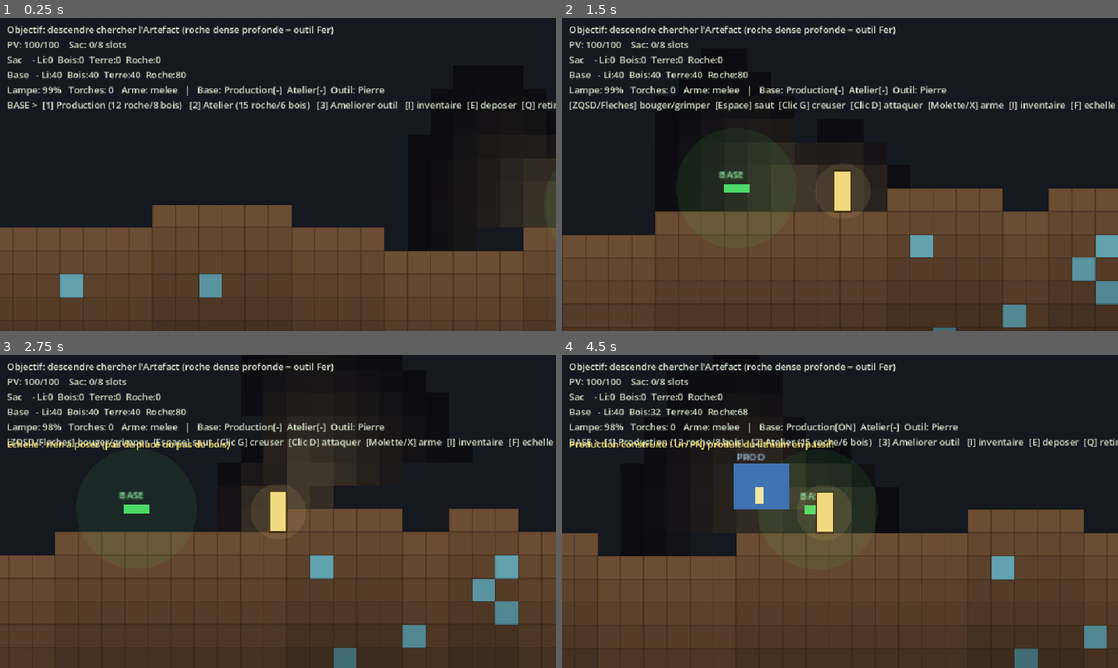
Above: before the commit, frames 1-4 (two rows, left to right).
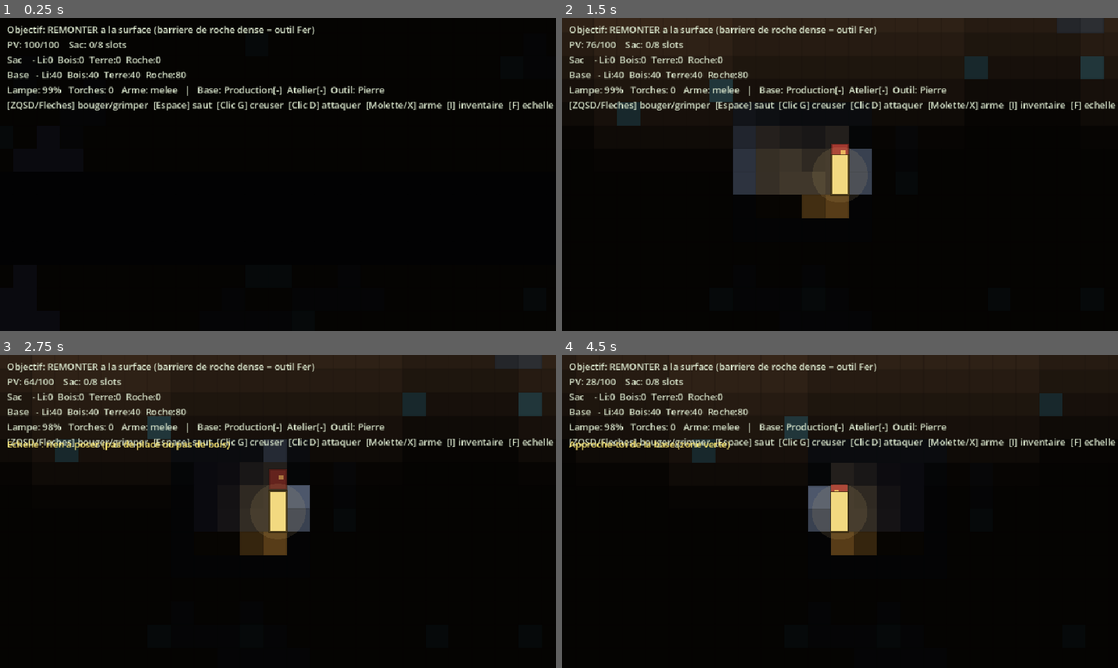
Above: after the commit, the same moments.

Repository: MrAuGIR/lesEnfouis
Game: Godot game, scene res://main.tscn
Two runs of this game, one before a commit and one after it. Both use one fixed random seed, a clock stepped at 60 frames per second and the inputs below.
Inputs (mouse positions are in pixels of both pictures, inside the frame that each line leads up to):
- Up to frame 1 (0.25 s): no input
- Up to frame 2 (1.5 s): tap Enter at 0.5 s; move the mouse to (962, 158) at 0.52 s; hold D 0.53-1.28 s; tap R at 0.6 s; click (962, 158) at 0.67 s; tap Space at 0.77 s; move the mouse to (728, 190) at 1.27 s; hold S from 1.28 s (still down); tap T at 1.35 s
- Up to frame 3 (2.75 s): tap Space at 1.52 s; move the mouse to (333, 442) at 2.02 s; release S at 2.03 s; hold D from 2.03 s (still down); tap F at 2.1 s
- Up to frame 4 (4.5 s): move the mouse to (812, 574) at 2.77 s; release D at 2.78 s; hold W 2.78-3.53 s; tap E at 2.85 s; click (812, 574) at 2.92 s; tap Space at 3.02, 3.77 s; move the mouse to (1006, 558) at 3.52 s; hold A from 3.53 s (still down); tap Q at 3.6 s; move the mouse to (673, 464) at 4.27 s; tap 1 at 4.35 s

The runs differ from the first frame. In frame 1, 87% of the frame differs, in the area x 0-100%, y 0-100%; in frame 2, 63%; in frame 3, 67%; in frame 4, 64%.

Commit message:
(j6) orientation on part des profondeurs

Diff:
--- a/prototype/scripts/Game.gd
+++ b/prototype/scripts/Game.gd
@@ -96,9 +96,11 @@
 
 # --- Objectif (Jalon 4) -----------------------------------------------------
 const HARD_MULT := 4.5            # creusage de la roche dense (très lent)
-const BAND_TOP := AIR_ROWS + 50   # profondeur de la barrière de roche dense
+# Orientation (J6) : on PART de la profondeur (base sûre) et on REMONTE vers la surface (climax).
+const BASE_DEPTH := AIR_ROWS + 58 # profondeur de la base / point de départ (zone calme)
+const BAND_TOP := AIR_ROWS + 30   # barrière de roche dense ENTRE la base et la surface (gate : outil Fer)
 const BAND_H := 4                 # épaisseur de la barrière (tuiles)
-const ARTEFACT_Y := AIR_ROWS + 60 # profondeur de l'artefact (sous la barrière)
+const EXIT_HALF := 4              # demi-largeur de la zone de SORTIE en surface (tuiles)
 
 # Types de tuile
 const EMPTY := 0
@@ -232,15 +234,16 @@
 	_place_objective()
 
 func _place_objective() -> void:
-	# Barrière de roche dense (gate : outil Fer requis) + artefact dessous.
+	# Barrière de roche dense (gate : outil Fer requis) à franchir pour remonter vers la surface.
 	for x in GRID_W:
 		for y in range(BAND_TOP, BAND_TOP + BAND_H):
 			grid[y * GRID_W + x] = HARDROCK
+	# Dégage la colonne de sortie en surface (zone de SORTIE = objectif).
 	var cx := int(GRID_W * 0.5)
-	for yy in range(ARTEFACT_Y - 1, ARTEFACT_Y + 2):
-		for xx in range(cx - 2, cx + 3):
+	for xx in range(cx - EXIT_HALF, cx + EXIT_HALF + 1):
+		var top := surface[clampi(xx, 0, GRID_W - 1)]
+		for yy in range(top, top + 2):
 			grid[yy * GRID_W + xx] = EMPTY
-	grid[ARTEFACT_Y * GRID_W + cx] = ARTEFACT
 
 func _place_structures() -> void:
 	# Bunkers abandonnés : petites salles en béton contenant du bois (seule source).
@@ -250,9 +253,11 @@
 		var x0 := randi_range(2, GRID_W - w - 2)
 		var y0 := randi_range(AIR_ROWS + 14, GRID_H - h - 2)
 		_carve_structure(x0, y0, w, h)
-	# Un bunker garanti juste sous le point de départ (pour amorcer la partie)
+	# Base profonde : salle sûre garantie au point de départ + un bunker de bois accolé
+	# (amorce le craft : on doit pouvoir poser l'atelier AVANT de franchir la barrière).
 	var cx := int(GRID_W * 0.5)
-	_carve_structure(cx - 4, surface[cx] + 8, 9, 5)
+	_carve_structure(cx - 4, BASE_DEPTH - 3, 9, 6)
+	_carve_structure(cx + 7, BASE_DEPTH - 3, 7, 5)
 
 func _carve_structure(x0: int, y0: int, w: int, h: int) -> void:
 	for y in range(y0, y0 + h):
@@ -265,8 +270,9 @@
 		grid[floor_y * GRID_W + x] = WOOD
 
 func _spawn_player() -> void:
+	# On démarre EN PROFONDEUR, dans la salle de la base (la gravité pose le héros au sol).
 	var cx := int(GRID_W * 0.5)
-	pos = Vector2(cx * TILE + TILE * 0.5, (surface[cx] - 1) * TILE)
+	pos = Vector2(cx * TILE + TILE * 0.5, (BASE_DEPTH - 2) * TILE)
 
 func _make_camera() -> void:
 	camera = Camera2D.new()
@@ -308,11 +314,9 @@
 	if cache_active:
 		bagline += "     >> CACHE a recuperer <<"
 	var base_line := "Base: Production[%s]  Atelier[%s]  Outil: %s" % ["ON" if has_prod else "-", "ON" if has_workshop else "-", TIER_NAMES[dig_level]]
-	var obj := "Objectif: descendre chercher l'Artefact (roche dense profonde = outil Fer)"
+	var obj := "Objectif: REMONTER a la surface (barriere de roche dense = outil Fer)"
 	if won:
-		obj = "*** GAGNE ! Artefact rapporte a la base ***"
-	elif has_artefact:
-		obj = ">> Artefact EN MAIN -- rentre le deposer a la base ! <<"
+		obj = "*** SORTI ! Tu as rejoint la surface ***"
 	var weap := "Arme: melee" if weapon == 0 else "Arme: feu (%d mun.)" % ammo
 	var hint := "[ZQSD/Fleches] bouger/grimper  [Espace] saut  [Clic G] creuser  [Clic D] attaquer  [Molette/X] arme  [I] inventaire  [F] echelle  [R] lampe  [T] torche  [E] deposer  [Q] retirer  [K] mort"
 	if _near_base():
@@ -330,7 +334,7 @@
 	_update_aim()
 	_deplete_lamp(delta)
 	_produce(delta)
-	_check_artefact()
+	_check_exit()
 	_update_combat(delta)
 	_handle_dig(delta)
 	_update_flashes(delta)
@@ -501,19 +505,16 @@
 		_flash_msg("Echelle : rien a poser (pas de place ou pas de bois)")
 	_update_hud()
 
-func _check_artefact() -> void:
-	if has_artefact:
-		return
-	var x0 := int((pos.x - half.x) / TILE)
-	var x1 := int((pos.x + half.x) / TILE)
-	var y0 := int((pos.y - half.y) / TILE)
-	var y1 := int((pos.y + half.y) / TILE)
-	for cy in range(y0, y1 + 1):
-		for cx in range(x0, x1 + 1):
-			if _tile(cx, cy) == ARTEFACT:
-				grid[cy * GRID_W + cx] = EMPTY
-				has_artefact = true
-				_flash_msg("Artefact recupere ! Rentre le deposer a la base.")
+func _check_exit() -> void:
+	# Victoire : rejoindre la SORTIE en surface (zone centrale, au niveau du sol ou au-dessus).
+	if won:
+		return
+	var cx := int(GRID_W * 0.5)
+	var tx := int(pos.x / TILE)
+	var ty := int((pos.y + half.y) / TILE)   # niveau des pieds
+	if absi(tx - cx) <= EXIT_HALF and ty <= surface[clampi(tx, 0, GRID_W - 1)]:
+		won = true
+		_flash_msg("*** SORTI ! Tu as rejoint la surface. Bravo ! ***")
 
 func _damage(amount: float) -> void:
 	hp = maxf(0.0, hp - amount)
@@ -546,10 +547,6 @@
 		_store_add(t, _bag_count(t))
 	_bag_clear()
 	hp = MAX_HP   # on se soigne à la base
-	if has_artefact:
-		has_artefact = false
-		won = true
-		_flash_msg("*** OBJECTIF ATTEINT ! Artefact rapporte a la base. Bravo ! ***")
 	_update_hud()
 
 func _withdraw() -> void:
@@ -658,22 +655,26 @@
 # --- Combat (J5a : mêlée) ---------------------------------------------------
 func _spawn_enemies() -> void:
 	enemies = []
-	# Rencontre garantie pour amorcer le combat : un robot dans le bunker de départ
-	# (juste sous le spawn), facile à trouver dès la première descente.
-	var cx := int(GRID_W * 0.5)
-	_add_enemy(Vector2((cx + 2) * TILE + TILE * 0.5, (surface[cx] + 10) * TILE + TILE * 0.5))
-	# Le reste dispersé dans les cavernes du sous-sol.
+	# Gradient de danger : la PROFONDEUR (près de la base) est calme, la SURFACE est hostile.
+	# On place les robots dans la bande de jeu (surface → base), avec une densité qui croît
+	# vers le haut : la pression monte au fur et à mesure qu'on remonte vers la sortie.
 	var tries := 0
-	while enemies.size() < ENEMY_COUNT and tries < 3000:
+	while enemies.size() < ENEMY_COUNT and tries < 6000:
 		tries += 1
 		var tx := randi_range(4, GRID_W - 5)
-		var ty := randi_range(AIR_ROWS + 16, GRID_H - 4)
+		var top := surface[clampi(tx, 0, GRID_W - 1)]
+		var ty := randi_range(top + 2, BASE_DEPTH - 2)
 		# une case vide avec du sol dessous et de la place au-dessus (tête)
 		if _tile(tx, ty) != EMPTY or _tile(tx, ty - 1) != EMPTY or not _is_solid(tx, ty + 1):
 			continue
+		# f = 0 en surface, 1 au niveau de la base ; on garde surtout les spawns peu profonds.
+		var f := clampf(float(ty - top) / float(BASE_DEPTH - top), 0.0, 1.0)
+		var keep := 1.0 - f
+		if randf() > keep * keep:   # courbe au carré → concentre les robots vers la surface
+			continue
 		var p := Vector2(tx * TILE + TILE * 0.5, ty * TILE + TILE * 0.5)
-		if p.distance_to(base_pos) < 10.0 * TILE:
-			continue   # petite zone de répit autour de la base
+		if p.distance_to(base_pos) < 12.0 * TILE:
+			continue   # zone de répit autour de la base profonde
 		_add_enemy(p)
 
 func _add_enemy(p: Vector2) -> void:
@@ -1347,11 +1348,16 @@
 			var frac: float = clampf(float(e["hp"]) / ENEMY_HP, 0.0, 1.0)
 			draw_rect(Rect2(ep + Vector2(-ENEMY_HALF.x, -ENEMY_HALF.y - 5.0), Vector2(w, 2)), Color(0.25, 0.0, 0.0))
 			draw_rect(Rect2(ep + Vector2(-ENEMY_HALF.x, -ENEMY_HALF.y - 5.0), Vector2(w * frac, 2)), Color(0.95, 0.25, 0.25))
-	# Base (dépôt, à la surface) et cache de butin (à la mort)
+	# Base (dépôt, en profondeur) et cache de butin (à la mort)
 	draw_circle(base_pos, BASE_RANGE, Color(0.3, 0.9, 0.4, 0.08))
 	draw_rect(Rect2(base_pos + Vector2(-9, -3), Vector2(18, 6)), Color(0.3, 0.85, 0.4))
 	# Pièces construites (avec étiquettes)
 	var font := ThemeDB.fallback_font
+	# Sortie (objectif) : balise en surface, colonne centrale (toujours visible, façon repère)
+	var ex := int(GRID_W * 0.5)
+	var exit_p := Vector2(ex * TILE + TILE * 0.5, surface[ex] * TILE)
+	draw_rect(Rect2(exit_p + Vector2(-EXIT_HALF * TILE, -3), Vector2(EXIT_HALF * 2 * TILE, 3)), Color(0.95, 0.85, 0.3, 0.85))
+	draw_string(font, exit_p + Vector2(-14, -6), "SORTIE", HORIZONTAL_ALIGNMENT_LEFT, -1, 8, Color(1.0, 0.95, 0.55))
 	draw_string(font, base_pos + Vector2(-12, -7), "BASE", HORIZONTAL_ALIGNMENT_LEFT, -1, 7, Color(0.6, 1.0, 0.7))
 	if has_prod:
 		var pr := base_pos + Vector2(-3.6 * TILE, -2.0 * TILE)
Not shown, changed: docs/01-boucle-mecaniques.md
Not shown, changed: prototype/README.md
